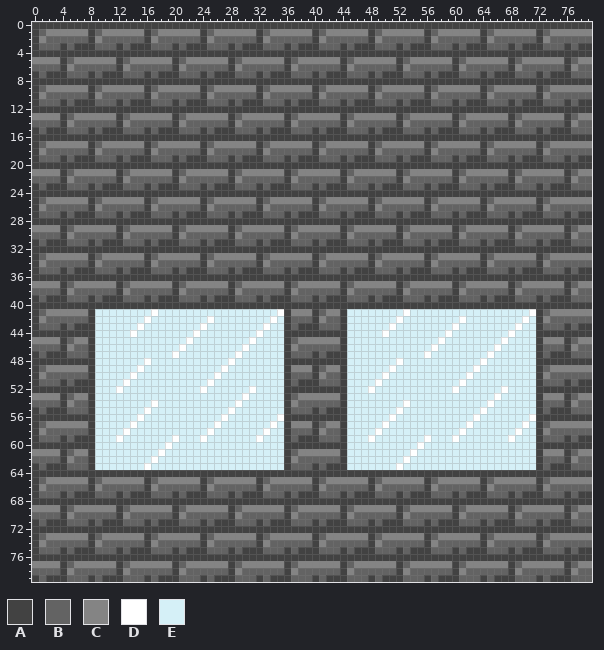
A sprite sheet gets an edit: Game School Simulator 2015/data/spr/rooms/exterior.png. Above, as it was before the edit.
The file is 80x80 pixels. Colours within 5 levels of each other are drawn and written as one.
Palette (. is transparent): A #424242  B #636363  C #848484  D #ffffff  E #d5f0f7
And afterwards:
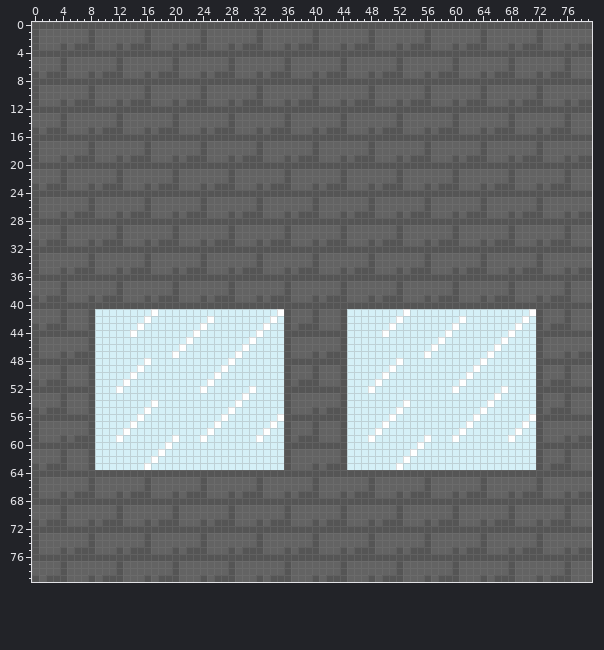
Log entry: updated exterior graphics; fixed cursor scaling at different resolutions
Edits made:
colour A: #424242 -> #555555
y 1: x 2..7 CCCCCC -> BBBBBB; x 10..15 CCCCCC -> BBBBBB; x 18..23 CCCCCC -> BBBBBB; x 26..31 CCCCCC -> BBBBBB; x 34..39 CCCCCC -> BBBBBB; x 42..47 CCCCCC -> BBBBBB; x 50..55 CCCCCC -> BBBBBB; x 58..63 CCCCCC -> BBBBBB; x 66..71 CCCCCC -> BBBBBB; x 74..79 CCCCCC -> BBBBBB
y 2: x 1 C -> B; x 9 C -> B; x 17 C -> B; x 25 C -> B; x 33 C -> B; x 41 C -> B; x 49 C -> B; x 57 C -> B; x 65 C -> B; x 73 C -> B
y 5: x 0..3 CCCC -> BBBB; x 6..11 CCCCCC -> BBBBBB; x 14..19 CCCCCC -> BBBBBB; x 22..27 CCCCCC -> BBBBBB; x 30..35 CCCCCC -> BBBBBB; x 38..43 CCCCCC -> BBBBBB; x 46..51 CCCCCC -> BBBBBB; x 54..59 CCCCCC -> BBBBBB; x 62..67 CCCCCC -> BBBBBB; x 70..75 CCCCCC -> BBBBBB; x 78..79 CC -> BB
y 6: x 5 C -> B; x 13 C -> B; x 21 C -> B; x 29 C -> B; x 37 C -> B; x 45 C -> B; x 53 C -> B; x 61 C -> B; x 69 C -> B; x 77 C -> B
y 9: x 2..7 CCCCCC -> BBBBBB; x 10..15 CCCCCC -> BBBBBB; x 18..23 CCCCCC -> BBBBBB; x 26..31 CCCCCC -> BBBBBB; x 34..39 CCCCCC -> BBBBBB; x 42..47 CCCCCC -> BBBBBB; x 50..55 CCCCCC -> BBBBBB; x 58..63 CCCCCC -> BBBBBB; x 66..71 CCCCCC -> BBBBBB; x 74..79 CCCCCC -> BBBBBB
y 10: x 1 C -> B; x 9 C -> B; x 17 C -> B; x 25 C -> B; x 33 C -> B; x 41 C -> B; x 49 C -> B; x 57 C -> B; x 65 C -> B; x 73 C -> B
y 13: x 0..3 CCCC -> BBBB; x 6..11 CCCCCC -> BBBBBB; x 14..19 CCCCCC -> BBBBBB; x 22..27 CCCCCC -> BBBBBB; x 30..35 CCCCCC -> BBBBBB; x 38..43 CCCCCC -> BBBBBB; x 46..51 CCCCCC -> BBBBBB; x 54..59 CCCCCC -> BBBBBB; x 62..67 CCCCCC -> BBBBBB; x 70..75 CCCCCC -> BBBBBB; x 78..79 CC -> BB
y 14: x 5 C -> B; x 13 C -> B; x 21 C -> B; x 29 C -> B; x 37 C -> B; x 45 C -> B; x 53 C -> B; x 61 C -> B; x 69 C -> B; x 77 C -> B
y 17: x 2..7 CCCCCC -> BBBBBB; x 10..15 CCCCCC -> BBBBBB; x 18..23 CCCCCC -> BBBBBB; x 26..31 CCCCCC -> BBBBBB; x 34..39 CCCCCC -> BBBBBB; x 42..47 CCCCCC -> BBBBBB; x 50..55 CCCCCC -> BBBBBB; x 58..63 CCCCCC -> BBBBBB; x 66..71 CCCCCC -> BBBBBB; x 74..79 CCCCCC -> BBBBBB
y 18: x 1 C -> B; x 9 C -> B; x 17 C -> B; x 25 C -> B; x 33 C -> B; x 41 C -> B; x 49 C -> B; x 57 C -> B; x 65 C -> B; x 73 C -> B
y 21: x 0..3 CCCC -> BBBB; x 6..11 CCCCCC -> BBBBBB; x 14..19 CCCCCC -> BBBBBB; x 22..27 CCCCCC -> BBBBBB; x 30..35 CCCCCC -> BBBBBB; x 38..43 CCCCCC -> BBBBBB; x 46..51 CCCCCC -> BBBBBB; x 54..59 CCCCCC -> BBBBBB; x 62..67 CCCCCC -> BBBBBB; x 70..75 CCCCCC -> BBBBBB; x 78..79 CC -> BB
y 22: x 5 C -> B; x 13 C -> B; x 21 C -> B; x 29 C -> B; x 37 C -> B; x 45 C -> B; x 53 C -> B; x 61 C -> B; x 69 C -> B; x 77 C -> B
y 25: x 2..7 CCCCCC -> BBBBBB; x 10..15 CCCCCC -> BBBBBB; x 18..23 CCCCCC -> BBBBBB; x 26..31 CCCCCC -> BBBBBB; x 34..39 CCCCCC -> BBBBBB; x 42..47 CCCCCC -> BBBBBB; x 50..55 CCCCCC -> BBBBBB; x 58..63 CCCCCC -> BBBBBB; x 66..71 CCCCCC -> BBBBBB; x 74..79 CCCCCC -> BBBBBB
y 26: x 1 C -> B; x 9 C -> B; x 17 C -> B; x 25 C -> B; x 33 C -> B; x 41 C -> B; x 49 C -> B; x 57 C -> B; x 65 C -> B; x 73 C -> B
y 29: x 0..3 CCCC -> BBBB; x 6..11 CCCCCC -> BBBBBB; x 14..19 CCCCCC -> BBBBBB; x 22..27 CCCCCC -> BBBBBB; x 30..35 CCCCCC -> BBBBBB; x 38..43 CCCCCC -> BBBBBB; x 46..51 CCCCCC -> BBBBBB; x 54..59 CCCCCC -> BBBBBB; x 62..67 CCCCCC -> BBBBBB; x 70..75 CCCCCC -> BBBBBB; x 78..79 CC -> BB
y 30: x 5 C -> B; x 13 C -> B; x 21 C -> B; x 29 C -> B; x 37 C -> B; x 45 C -> B; x 53 C -> B; x 61 C -> B; x 69 C -> B; x 77 C -> B
y 33: x 2..7 CCCCCC -> BBBBBB; x 10..15 CCCCCC -> BBBBBB; x 18..23 CCCCCC -> BBBBBB; x 26..31 CCCCCC -> BBBBBB; x 34..39 CCCCCC -> BBBBBB; x 42..47 CCCCCC -> BBBBBB; x 50..55 CCCCCC -> BBBBBB; x 58..63 CCCCCC -> BBBBBB; x 66..71 CCCCCC -> BBBBBB; x 74..79 CCCCCC -> BBBBBB
y 34: x 1 C -> B; x 9 C -> B; x 17 C -> B; x 25 C -> B; x 33 C -> B; x 41 C -> B; x 49 C -> B; x 57 C -> B; x 65 C -> B; x 73 C -> B
y 37: x 0..3 CCCC -> BBBB; x 6..11 CCCCCC -> BBBBBB; x 14..19 CCCCCC -> BBBBBB; x 22..27 CCCCCC -> BBBBBB; x 30..35 CCCCCC -> BBBBBB; x 38..43 CCCCCC -> BBBBBB; x 46..51 CCCCCC -> BBBBBB; x 54..59 CCCCCC -> BBBBBB; x 62..67 CCCCCC -> BBBBBB; x 70..75 CCCCCC -> BBBBBB; x 78..79 CC -> BB
y 38: x 5 C -> B; x 13 C -> B; x 21 C -> B; x 29 C -> B; x 37 C -> B; x 45 C -> B; x 53 C -> B; x 61 C -> B; x 69 C -> B; x 77 C -> B
y 41: x 0 A -> B; x 2..7 CCCCCC -> BBABBB; x 37..39 CCC -> BBB; x 42..43 CC -> BB; x 74..79 CCCCCC -> BBABBB
y 42: x 0..1 AC -> BB; x 4 B -> A; x 41 C -> B; x 73 C -> B; x 76 B -> A
y 43: x 2..3 BB -> AA; x 6..7 AA -> BB; x 74..75 BB -> AA; x 78..79 AA -> BB
y 45: x 0..4 CCCCA -> ABBBB; x 6..7 CC -> BB; x 38..43 CCCCCC -> BBBBBB; x 73..76 CCCA -> BBBB; x 78..79 CC -> BB
y 46: x 0 B -> A; x 4..5 AC -> BB; x 37 C -> B; x 76..77 AC -> BB
y 47: x 2..3 AA -> BB; x 6..7 BB -> AA; x 74..75 AA -> BB; x 78..79 BB -> AA
y 49: x 0 A -> B; x 2..7 CCCCCC -> BBABBB; x 37..39 CCC -> BBB; x 42..43 CC -> BB; x 74..79 CCCCCC -> BBABBB
y 50: x 0..1 AC -> BB; x 4 B -> A; x 41 C -> B; x 73 C -> B; x 76 B -> A
y 51: x 2..3 BB -> AA; x 6..7 AA -> BB; x 74..75 BB -> AA; x 78..79 AA -> BB
y 53: x 0..3 CCCC -> BBBB; x 6..7 CC -> BB; x 38..43 CCCCCC -> BBBBBB; x 73..75 CCC -> BBB; x 78..79 CC -> BB
y 54: x 5 C -> B; x 37 C -> B; x 77 C -> B
y 57: x 2..7 CCCCCC -> BBBBBB; x 37..39 CCC -> BBB; x 42..43 CC -> BB; x 74..79 CCCCCC -> BBBBBB
y 58: x 1 C -> B; x 41 C -> B; x 73 C -> B
y 61: x 0..3 CCCC -> BBBB; x 6..7 CC -> BB; x 38..43 CCCCCC -> BBBBBB; x 73..75 CCC -> BBB; x 78..79 CC -> BB
y 62: x 5 C -> B; x 37 C -> B; x 77 C -> B
y 65: x 2..7 CCCCCC -> BBBBBB; x 10..15 CCCCCC -> BBBBBB; x 18..23 CCCCCC -> BBBBBB; x 26..31 CCCCCC -> BBBBBB; x 34..39 CCCCCC -> BBBBBB; x 42..47 CCCCCC -> BBBBBB; x 50..55 CCCCCC -> BBBBBB; x 58..63 CCCCCC -> BBBBBB; x 66..71 CCCCCC -> BBBBBB; x 74..79 CCCCCC -> BBBBBB
y 66: x 1 C -> B; x 9 C -> B; x 17 C -> B; x 25 C -> B; x 33 C -> B; x 41 C -> B; x 49 C -> B; x 57 C -> B; x 65 C -> B; x 73 C -> B
y 69: x 0..3 CCCC -> BBBB; x 6..11 CCCCCC -> BBBBBB; x 14..19 CCCCCC -> BBBBBB; x 22..27 CCCCCC -> BBBBBB; x 30..35 CCCCCC -> BBBBBB; x 38..43 CCCCCC -> BBBBBB; x 46..51 CCCCCC -> BBBBBB; x 54..59 CCCCCC -> BBBBBB; x 62..67 CCCCCC -> BBBBBB; x 70..75 CCCCCC -> BBBBBB; x 78..79 CC -> BB
y 70: x 5 C -> B; x 13 C -> B; x 21 C -> B; x 29 C -> B; x 37 C -> B; x 45 C -> B; x 53 C -> B; x 61 C -> B; x 69 C -> B; x 77 C -> B
y 73: x 2..7 CCCCCC -> BBBBBB; x 10..15 CCCCCC -> BBBBBB; x 18..23 CCCCCC -> BBBBBB; x 26..31 CCCCCC -> BBBBBB; x 34..39 CCCCCC -> BBBBBB; x 42..47 CCCCCC -> BBBBBB; x 50..55 CCCCCC -> BBBBBB; x 58..63 CCCCCC -> BBBBBB; x 66..71 CCCCCC -> BBBBBB; x 74..79 CCCCCC -> BBBBBB
y 74: x 1 C -> B; x 9 C -> B; x 17 C -> B; x 25 C -> B; x 33 C -> B; x 41 C -> B; x 49 C -> B; x 57 C -> B; x 65 C -> B; x 73 C -> B
y 77: x 0..3 CCCC -> BBBB; x 6..11 CCCCCC -> BBBBBB; x 14..19 CCCCCC -> BBBBBB; x 22..27 CCCCCC -> BBBBBB; x 30..35 CCCCCC -> BBBBBB; x 38..43 CCCCCC -> BBBBBB; x 46..51 CCCCCC -> BBBBBB; x 54..59 CCCCCC -> BBBBBB; x 62..67 CCCCCC -> BBBBBB; x 70..75 CCCCCC -> BBBBBB; x 78..79 CC -> BB
y 78: x 5 C -> B; x 13 C -> B; x 21 C -> B; x 29 C -> B; x 37 C -> B; x 45 C -> B; x 53 C -> B; x 61 C -> B; x 69 C -> B; x 77 C -> B
